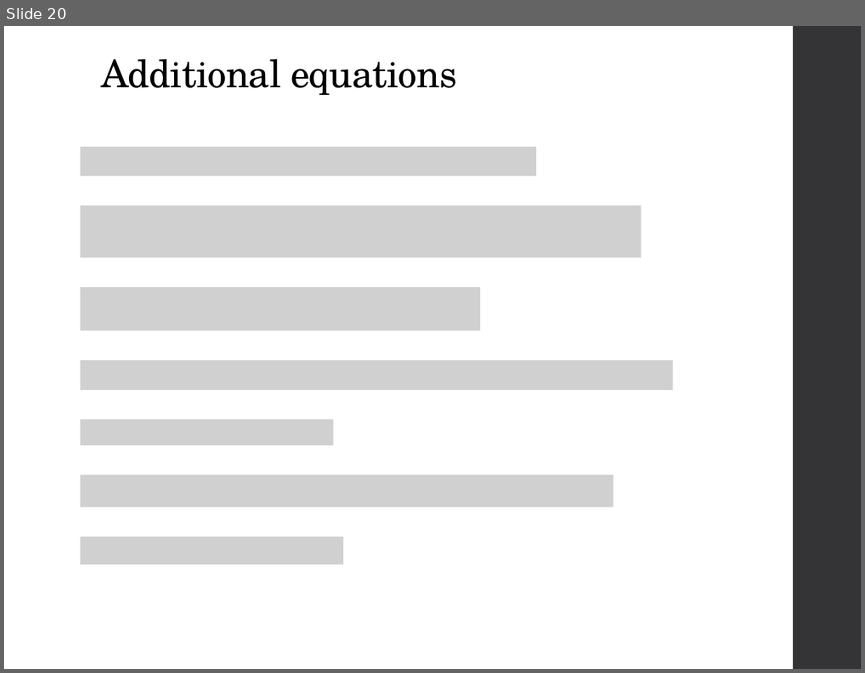
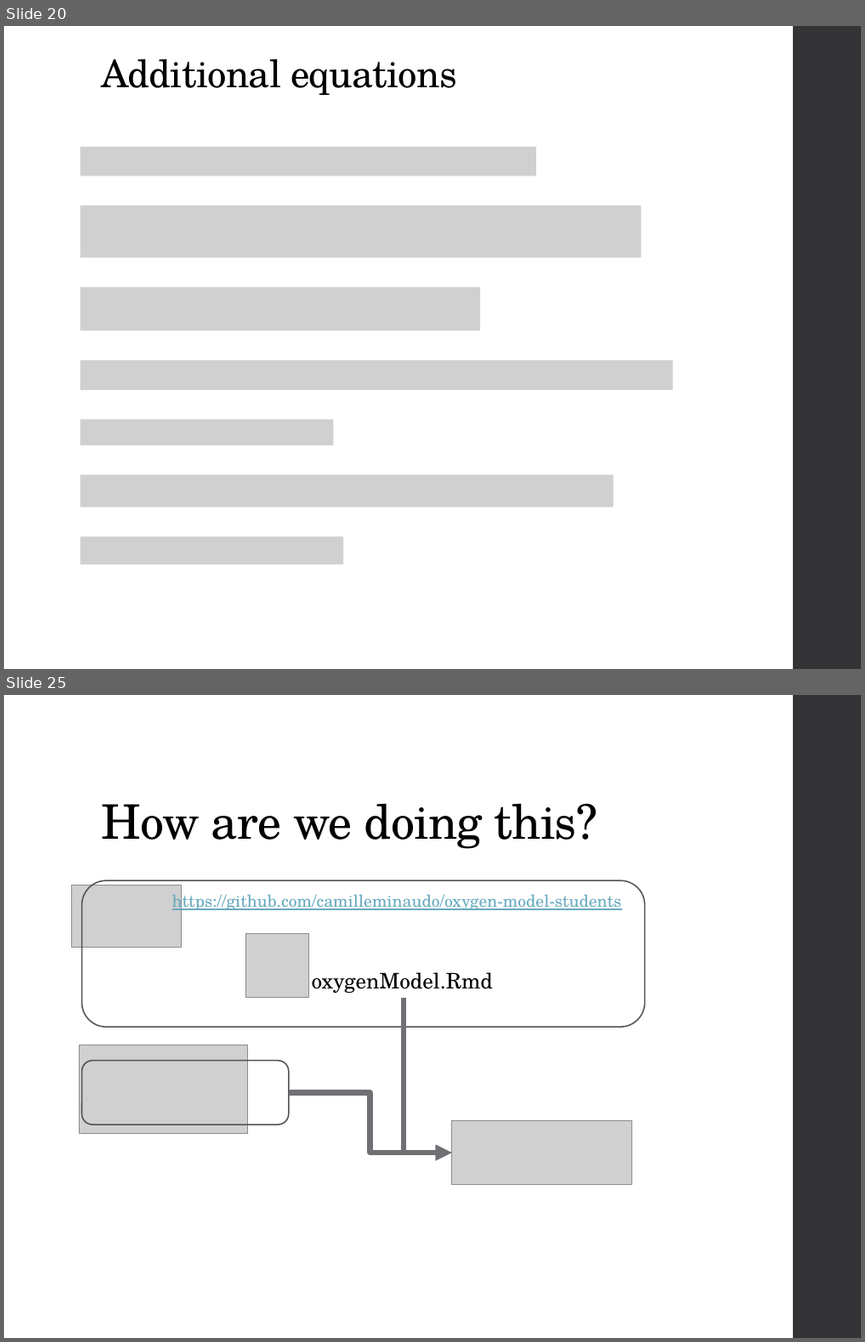
Before and after one commit to camilleminaudo/oxygen-model-demo, a slide deck: 20221222_Building a process-based model, from scratch.pptx. Shown one above the other, each under a label of ours: slide 20 before the commit, slides 20 and 25 after it; the slides between them are not shown. The pictures are 865x673 and 865x1342 pixels, drawn with LibreOffice and Linux fonts; fonts in the diff are those of the drawing; grey boxes stand for pictures. Boxes give left, top, right and bottom in pixels: in the first picture for what was removed or moved away, otherwise in the second. Text is boxed around its words. In the diff, an @@ line names an element or a change of style, - is before the commit and + after.

```diff
--- a/20221222_Building a process-based model, from scratch.pptx
+++ b/20221222_Building a process-based model, from scratch.pptx
@@ slide 25 added at <box>4,695,861,1338</box>, background #FFFFFF; not listed: 1 template element that a slide beside it also shows @@
@@ title added at <box>101,803,597,849</box>, 40 pt, text #000000 @@
+How are we doing this?
@@ picture added at <box>72,885,182,947</box> @@
@@ rounded rectangle added at <box>82,881,645,1027</box>, outline #525256 1.1 pt @@
@@ text added at <box>172,891,622,913</box>, 14 pt, text #67AABF, underline @@
+https://github.com/camilleminaudo/oxygen-model-students
@@ picture added at <box>245,933,309,997</box> @@
@@ text added at <box>312,972,493,993</box>, 18 pt, text #000000 @@
+oxygenModel.Rmd
@@ elbow arrow added from (404, 998) to (451, 1152), #6F6F74 4.5 pt @@
@@ picture added at <box>80,1044,247,1133</box> @@
@@ rounded rectangle added at <box>82,1060,289,1124</box>, outline #525256 1.1 pt @@
@@ elbow arrow added from (289, 1093) to (451, 1152), #6F6F74 4.5 pt @@
@@ picture added at <box>451,1121,631,1185</box> @@
```
Also in this commit, not shown: 3 slides changed, 4 other slides added, 1 slide removed, 1 other file.
